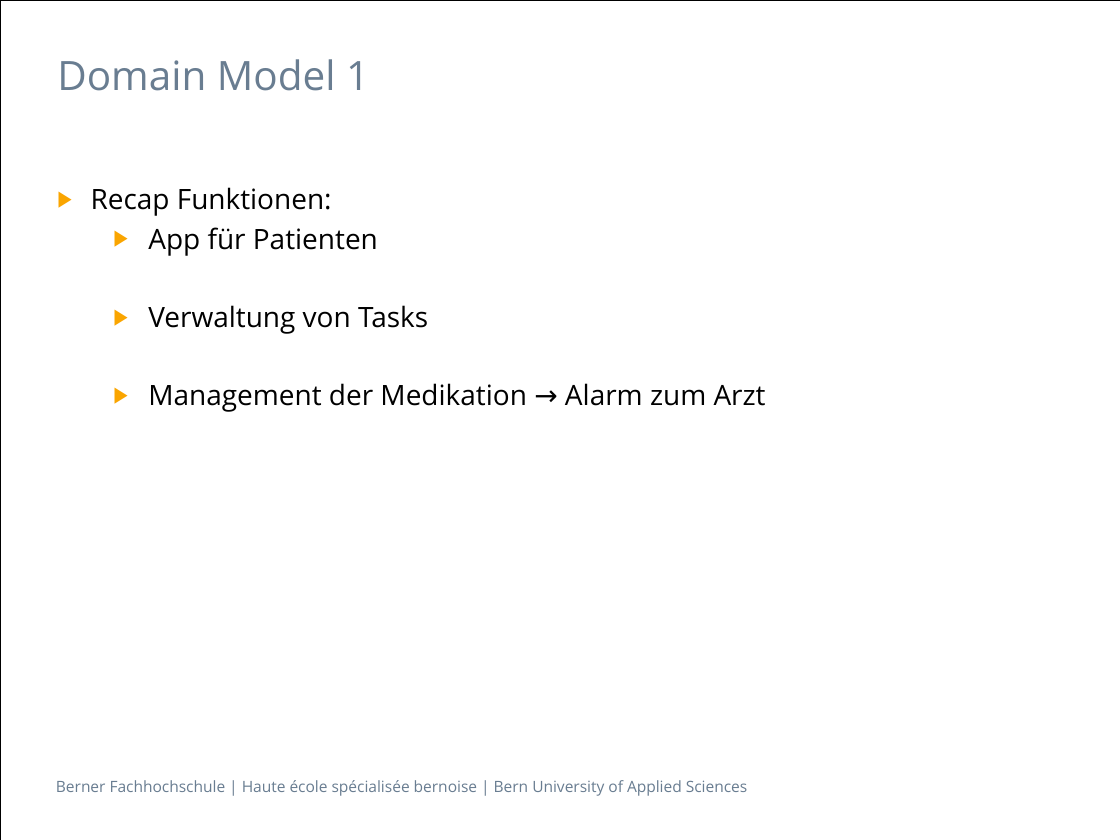
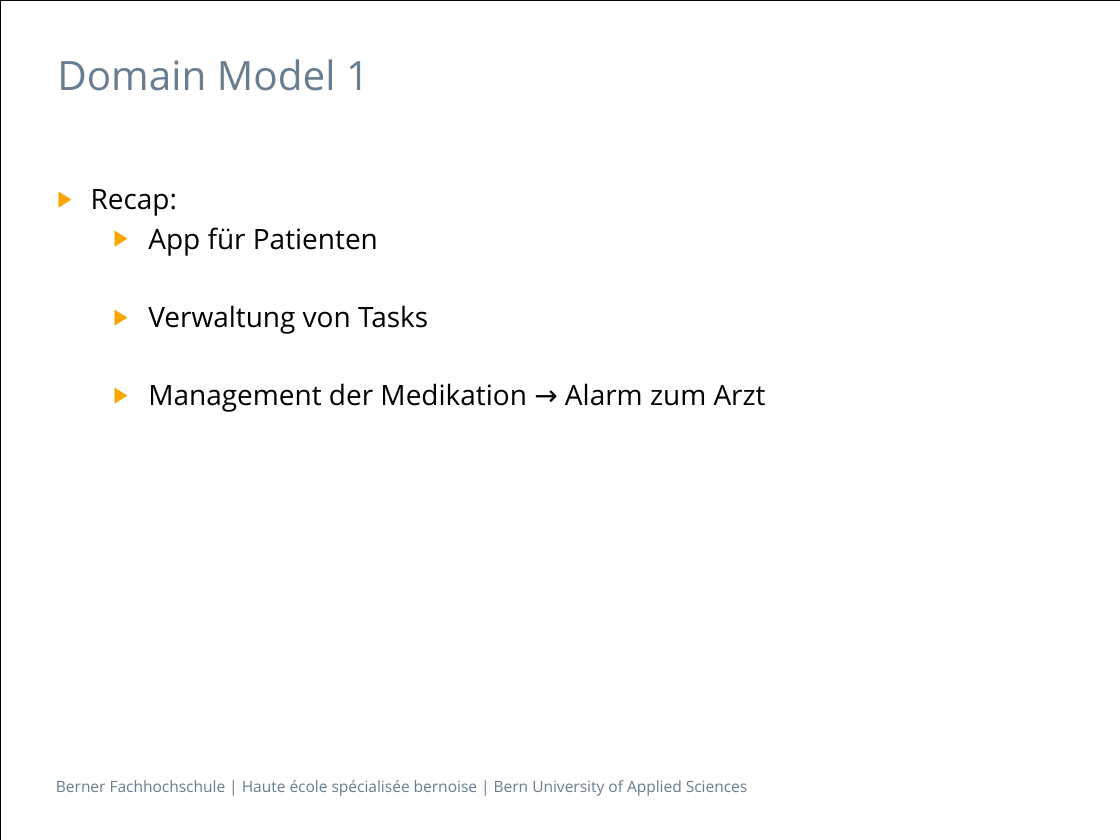
Before and after one commit to johns2/ch.bfh.btx8081.w2014.blue, a slide deck: slide 3 of doc/Task07/CS1_Task07 Präsentation Blue.pptx. Drawn at 1120x840 pixels with LibreOffice and Linux fonts; fonts in the diff are those of the drawing. Boxes give left, top, right and bottom in pixels: in the first picture for what was removed or moved away, otherwise in the second. Text is boxed around its words. In the diff, an @@ line names an element or a change of style, - is before the commit and + after.

```diff
--- a/doc/Task07/CS1_Task07 Präsentation Blue.pptx
+++ b/doc/Task07/CS1_Task07 Präsentation Blue.pptx
@@ text at [91, 189, 177, 216]: text changed @@
-▶ Recap Funktionen:
+▶ Recap:
```
Also in this commit, not shown: 2 other slides changed, 3 slides added, 4 other files.
